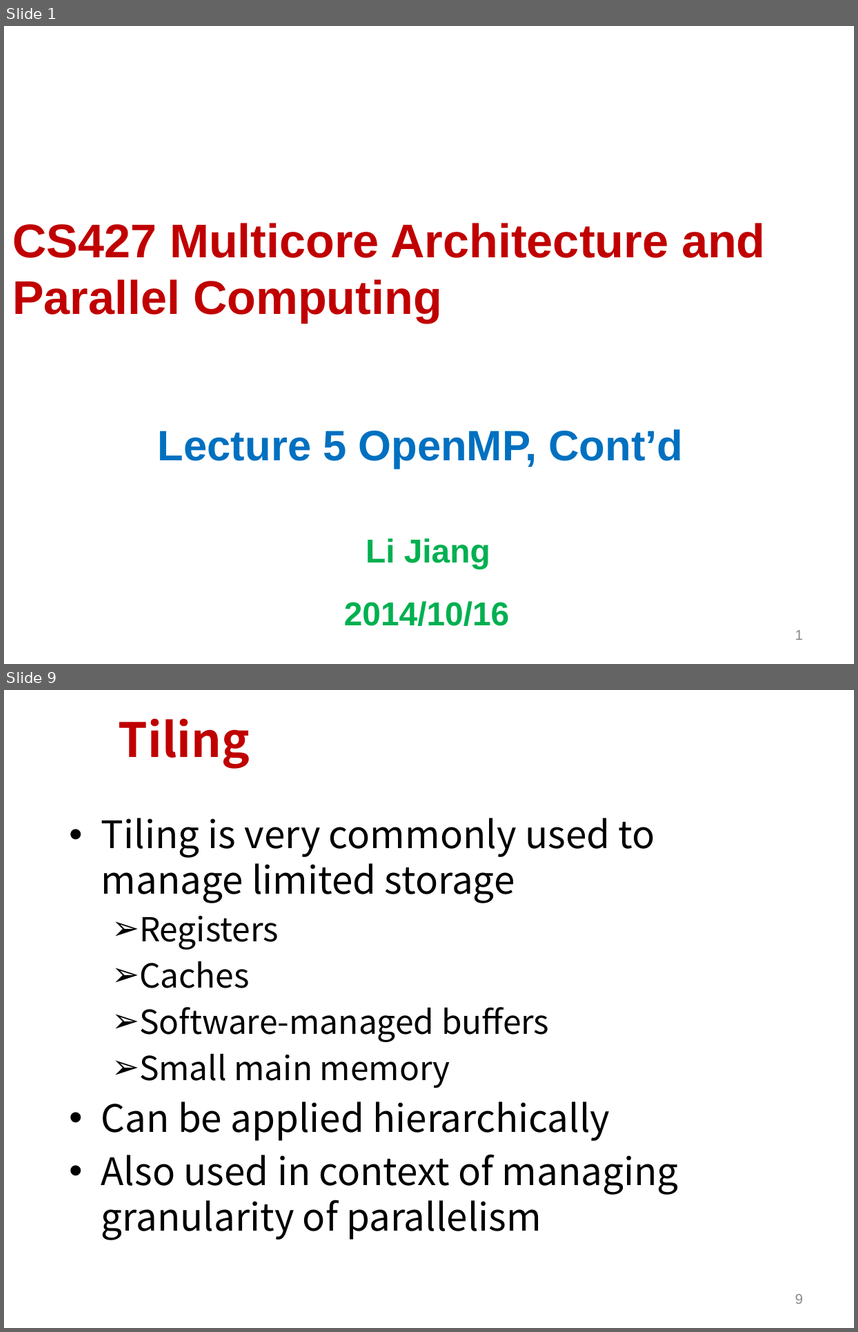
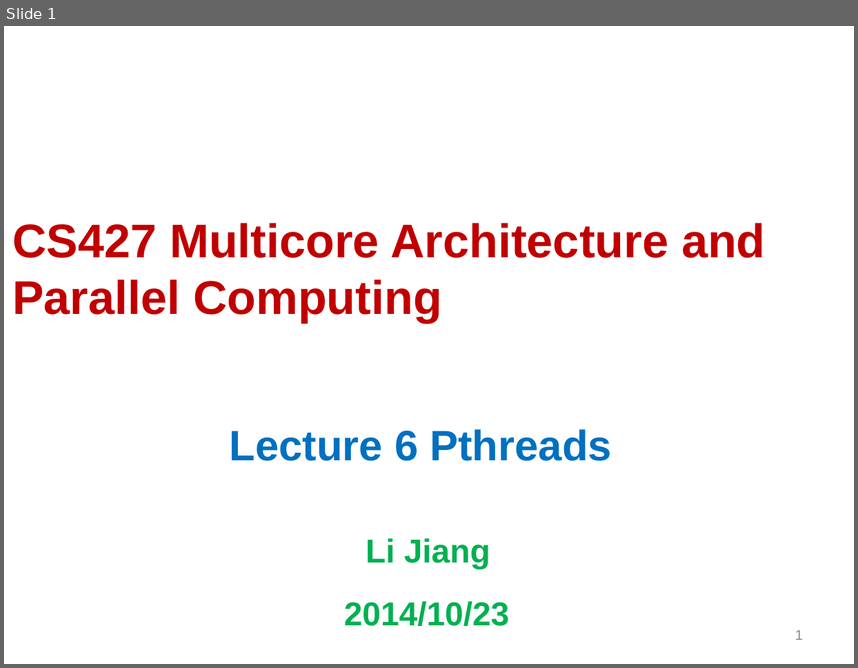
Before and after one commit to Tevic/CS427, a slide deck: files/Lecture05.pptx. Shown one above the other, each under a label of ours: slides 1 and 9 before the commit, slide 1 after it; the slides between them are not shown. The pictures are 858x1332 and 858x668 pixels, drawn with LibreOffice and Linux fonts; fonts in the diff are those of the drawing; background and template pictures are left out. Boxes give left, top, right and bottom in pixels: in the first picture for what was removed or moved away, otherwise in the second. Text is boxed around its words. In the diff, an @@ line names an element or a change of style, - is before the commit and + after.

```diff
--- a/files/Lecture05.pptx
+++ b/files/Lecture05.pptx
@@ slide 9 removed at (4,690,854,1328), background #FFFFFF @@
@@ title removed at (119,718,250,769) @@
-Tiling
@@ text removed at (101,818,679,1240) @@
-• Tiling is very commonly used to manage limited storage
-  ➢ Registers
-  ➢ Caches
-  ➢ Software-managed buffers
-  ➢ Small main memory
-• Can be applied hierarchically
-• Also used in context of managing granularity of parallelism
@@ page number removed at (795,1294,803,1303) @@
-9
@@ slide 1 changed as well @@
@@ subtitle at (230,429,611,461): text changed @@
-Lecture 5 OpenMP, Cont’d
+Lecture 6 Pthreads
@@ subtitle at (344,601,510,626): text changed @@
-2014/10/16
+2014/10/23
```
Also in this commit, not shown: 1 other slide changed, 49 slides added, 42 other slides removed, 15 other files.
